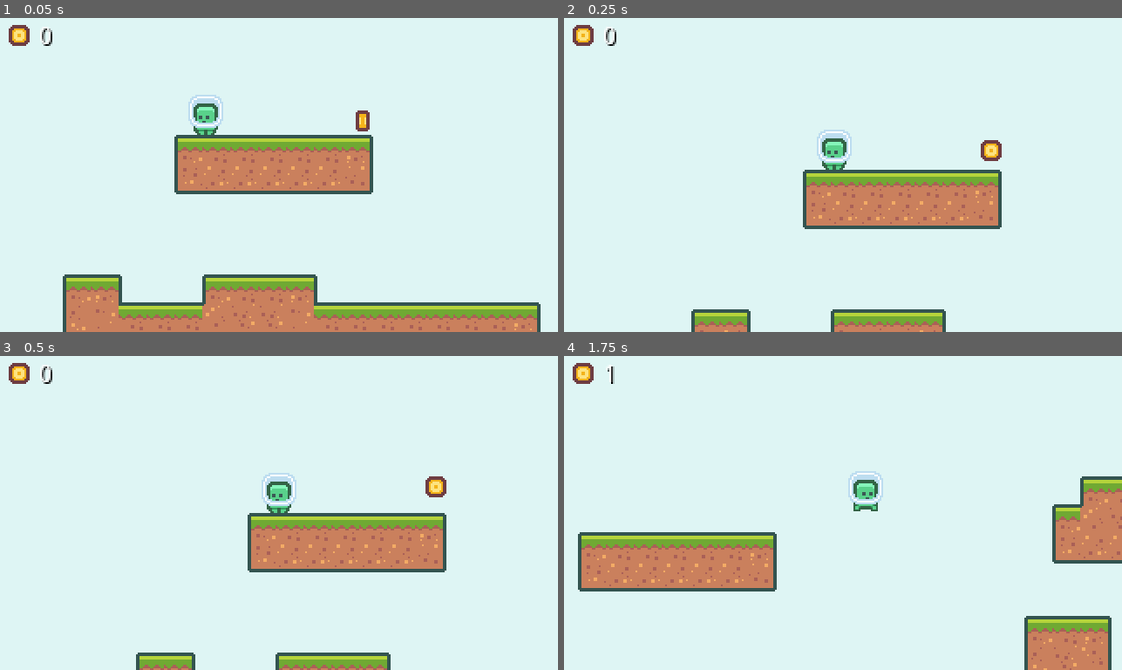
Above: before the commit, frames 1-4 (two rows, left to right).
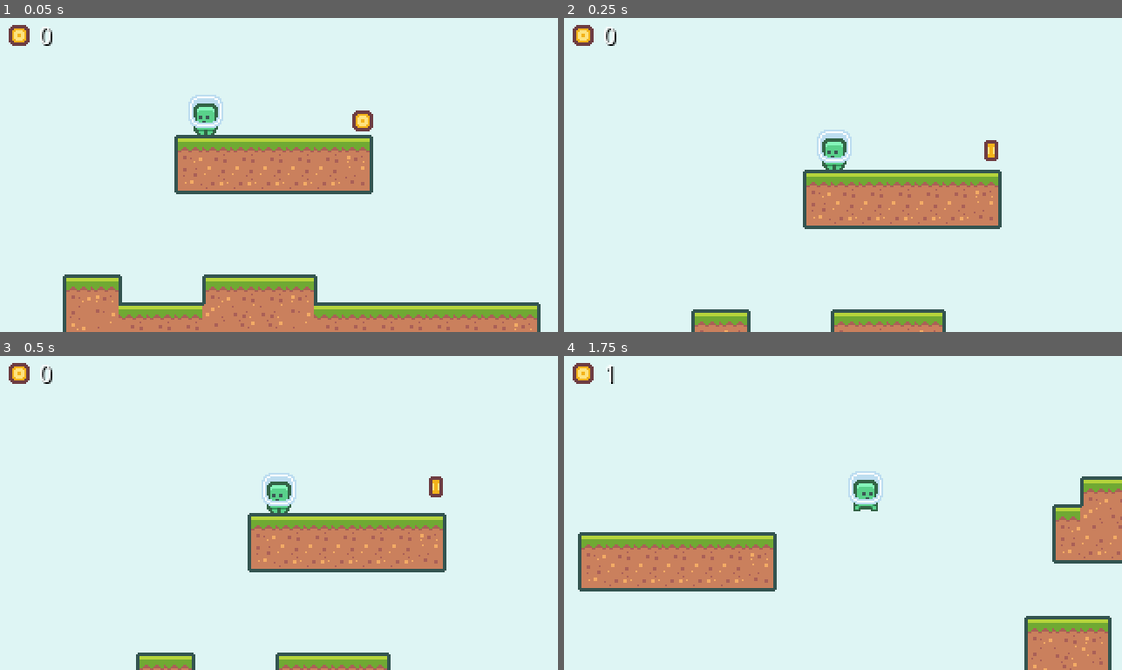
Above: after the commit, the same moments.

Repository: rexprograms/gdplatformer
Game: Godot game, scene res://scenes/World.tscn
The game is run twice, just before and just after one commit, with the same random seed, the same clock (stepped at 60 frames per second) and the same inputs.
Inputs:
- Up to frame 1 (0.05 s): no input
- Up to frame 2 (0.25 s): no input
- Up to frame 3 (0.5 s): no input
- Up to frame 4 (1.75 s): hold D (move_right) from 0.53 s (still down); tap Space (jump) at 0.77, 1.52 s

The runs differ from the first frame. In frame 1, 0.1% of the frame differs, in the area x 63-67%, y 29-37%; in frame 2, 0.1%; in frame 3, 0.1%; in frame 4, nothing differs.

Commit message:
make coin disappearing animation more obvious

Diff:
--- a/scenes/Coin.gd
+++ b/scenes/Coin.gd
@@ -5,6 +5,10 @@
 signal coin_picked_up(value)
 
 func _on_CollisionArea_area_entered(area):
-	$CollisionArea/Shape.disabled = true
+	disable_pickup()
 	$AnimationPlayer.play("Pickup")
 	emit_signal("coin_picked_up", value)
+	call_deferred("disable_pickup")
+
+func disable_pickup():
+	$CollisionArea/Shape.disabled = true
--- a/scenes/Coin.tscn
+++ b/scenes/Coin.tscn
@@ -33,10 +33,10 @@
 "times": PoolRealArray( 0, 0.2, 0.4 ),
 "transitions": PoolRealArray( 1, 1, 1 ),
 "update": 0,
-"values": [ Vector2( 0, 0 ), Vector2( 0, -12 ), Vector2( 0, -16 ) ]
+"values": [ Vector2( 0, 0 ), Vector2( 0, -18 ), Vector2( 0, -27 ) ]
 }
 tracks/1/type = "value"
-tracks/1/path = NodePath("AnimatedSprite:modulate")
+tracks/1/path = NodePath("AnimatedSprite:scale")
 tracks/1/interp = 2
 tracks/1/loop_wrap = true
 tracks/1/imported = false
@@ -45,27 +45,15 @@
 "times": PoolRealArray( 0, 0.2, 0.4 ),
 "transitions": PoolRealArray( 1, 1, 1 ),
 "update": 0,
-"values": [ Color( 1, 1, 1, 1 ), Color( 1, 1, 1, 1 ), Color( 1, 1, 1, 0 ) ]
+"values": [ Vector2( 1, 1 ), Vector2( 1, 1 ), Vector2( 0, 0 ) ]
 }
-tracks/2/type = "value"
-tracks/2/path = NodePath("AnimatedSprite:scale")
-tracks/2/interp = 2
+tracks/2/type = "method"
+tracks/2/path = NodePath(".")
+tracks/2/interp = 1
 tracks/2/loop_wrap = true
 tracks/2/imported = false
 tracks/2/enabled = true
 tracks/2/keys = {
-"times": PoolRealArray( 0, 0.2, 0.4 ),
-"transitions": PoolRealArray( 1, 1, 1 ),
-"update": 0,
-"values": [ Vector2( 1, 1 ), Vector2( 1, 1 ), Vector2( 0, 0 ) ]
-}
-tracks/3/type = "method"
-tracks/3/path = NodePath(".")
-tracks/3/interp = 1
-tracks/3/loop_wrap = true
-tracks/3/imported = false
-tracks/3/enabled = true
-tracks/3/keys = {
 "times": PoolRealArray( 0.4 ),
 "transitions": PoolRealArray( 1 ),
 "values": [ {
@@ -102,7 +90,6 @@
 
 [node name="AnimatedSprite" type="AnimatedSprite" parent="."]
 frames = SubResource( 1 )
-frame = 1
 playing = true
 
 [connection signal="area_entered" from="CollisionArea" to="." method="_on_CollisionArea_area_entered"]
--- a/scenes/Player.tscn
+++ b/scenes/Player.tscn
@@ -39,7 +39,6 @@
 position = Vector2( 0, -12 )
 frames = SubResource( 2 )
 animation = "run"
-frame = 1
 playing = true
 
 [node name="CollisionShape2D" type="CollisionShape2D" parent="."]
